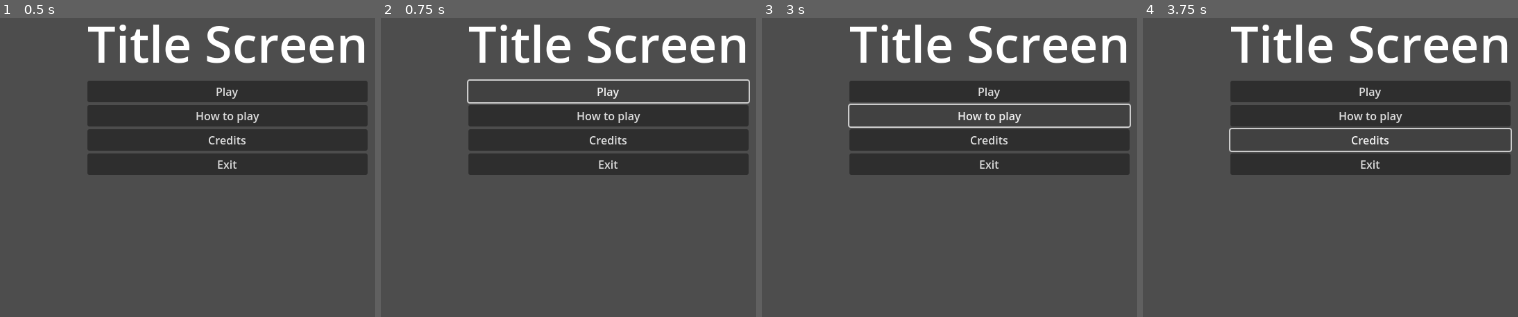
Above: before the commit, frames 1-4 (left to right).
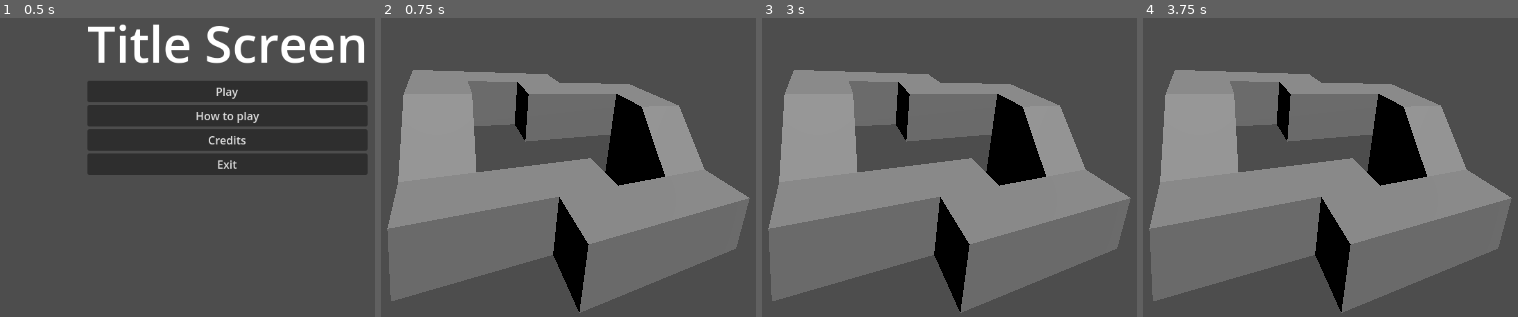
Above: after the commit, the same moments.

Repository: learnictnow/godot-team-project-template
Game: Godot game, scene res://TeamMember1/start_menu.tscn
The game is run twice, just before and just after one commit, with the same random seed, the same clock (stepped at 60 frames per second) and the same inputs. This scene is started directly instead of the project's main scene.
Inputs (mouse positions are in pixels of both pictures, inside the frame that each line leads up to):
- Up to frame 1 (0.5 s): no input
- Up to frame 2 (0.75 s): click "Play" at 0.5 s
- Up to frame 3 (3 s): click (990, 92) at 1.25 s, where only the run before the commit has a clickable "Play"; click (990, 92) at 2 s, where only the run before the commit has a clickable "Play"; click (990, 116) at 2.75 s, where only the run before the commit has a clickable "How to play"
- Up to frame 4 (3.75 s): click (1371, 140) at 3.5 s, where only the run before the commit has a clickable "Credits"

Frame 1 is identical in both runs. In frame 2, 63% of the frame differs, in the area x 1-99%, y 2-99%; in frame 3, 64%; in frame 4, 62%.

Commit message:
modified main menu and edited level

Diff:
--- a/TeamMember1/box_level.tscn
+++ b/TeamMember1/box_level.tscn
@@ -191,3 +191,9 @@
 
 [node name="CollisionShape3D" type="CollisionShape3D" parent="Ramp2/StaticBody3D"]
 shape = SubResource("ConcavePolygonShape3D_na61m")
+
+[node name="Camera3D" type="Camera3D" parent="."]
+transform = Transform3D(0.866025, 0, -0.5, 0.12941, 0.965926, 0.224144, 0.482963, -0.258819, 0.836516, 0, 3, 4)
+
+[node name="DirectionalLight3D" type="DirectionalLight3D" parent="."]
+transform = Transform3D(1, 0, 0, 0, 0.5, 0.866025, 0, -0.866025, 0.5, 0, 5, 0)
--- /dev/null
+++ b/TeamMember1/start_menu.gd
@@ -0,0 +1,18 @@
+extends Control
+
+@export_file("*.tscn") var scene
+
+# Called when the node enters the scene tree for the first time.
+func _ready():
+	pass # Replace with function body.
+
+
+# Called every frame. 'delta' is the elapsed time since the previous frame.
+func _process(delta):
+	pass
+
+
+func _on_button_play_pressed():
+	print("Play pressed")
+	get_tree().change_scene_to_file(scene)
+	pass # Replace with function body.
--- a/TeamMember1/start_menu.tscn
+++ b/TeamMember1/start_menu.tscn
@@ -1,4 +1,6 @@
-[gd_scene format=3 uid="uid://di4nimem1ayyw"]
+[gd_scene load_steps=2 format=3 uid="uid://di4nimem1ayyw"]
+
+[ext_resource type="Script" path="res://TeamMember1/start_menu.gd" id="1_n0wb4"]
 
 [node name="StartMenu" type="Control"]
 layout_mode = 3
@@ -7,6 +9,8 @@
 anchor_bottom = 1.0
 grow_horizontal = 2
 grow_vertical = 2
+script = ExtResource("1_n0wb4")
+scene = "res://TeamMember1/box_level.tscn"
 
 [node name="CenterContainer" type="CenterContainer" parent="."]
 layout_mode = 1
@@ -40,3 +44,5 @@
 [node name="ButtonExit" type="Button" parent="CenterContainer/VBoxContainer"]
 layout_mode = 2
 text = "Exit"
+
+[connection signal="pressed" from="CenterContainer/VBoxContainer/ButtonPlay" to="." method="_on_button_play_pressed"]
--- a/project.godot
+++ b/project.godot
@@ -24,5 +24,12 @@
 pause={
 "deadzone": 0.5,
 "events": [Object(InputEventJoypadButton,"resource_local_to_scene":false,"resource_name":"","device":-1,"button_index":4,"pressure":0.0,"pressed":false,"script":null)
+, Object(InputEventKey,"resource_local_to_scene":false,"resource_name":"","device":-1,"window_id":0,"alt_pressed":false,"shift_pressed":false,"ctrl_pressed":false,"meta_pressed":false,"pressed":false,"keycode":0,"physical_keycode":4194305,"key_label":0,"unicode":0,"echo":false,"script":null)
 ]
 }
+sprint={
+"deadzone": 0.5,
+"events": [Object(InputEventKey,"resource_local_to_scene":false,"resource_name":"","device":-1,"window_id":0,"alt_pressed":false,"shift_pressed":false,"ctrl_pressed":false,"meta_pressed":false,"pressed":false,"keycode":0,"physical_keycode":4194325,"key_label":0,"unicode":0,"echo":false,"script":null)
+, Object(InputEventJoypadButton,"resource_local_to_scene":false,"resource_name":"","device":-1,"button_index":7,"pressure":0.0,"pressed":false,"script":null)
+]
+}
